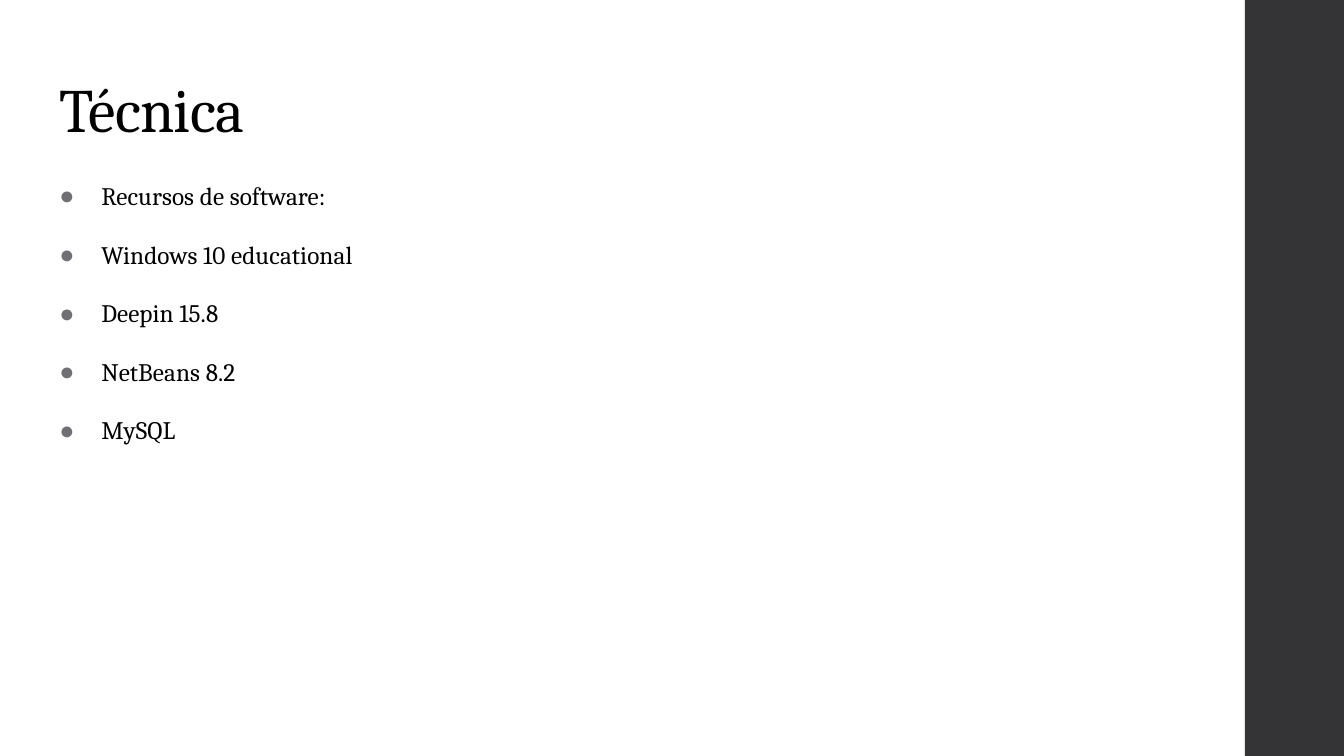
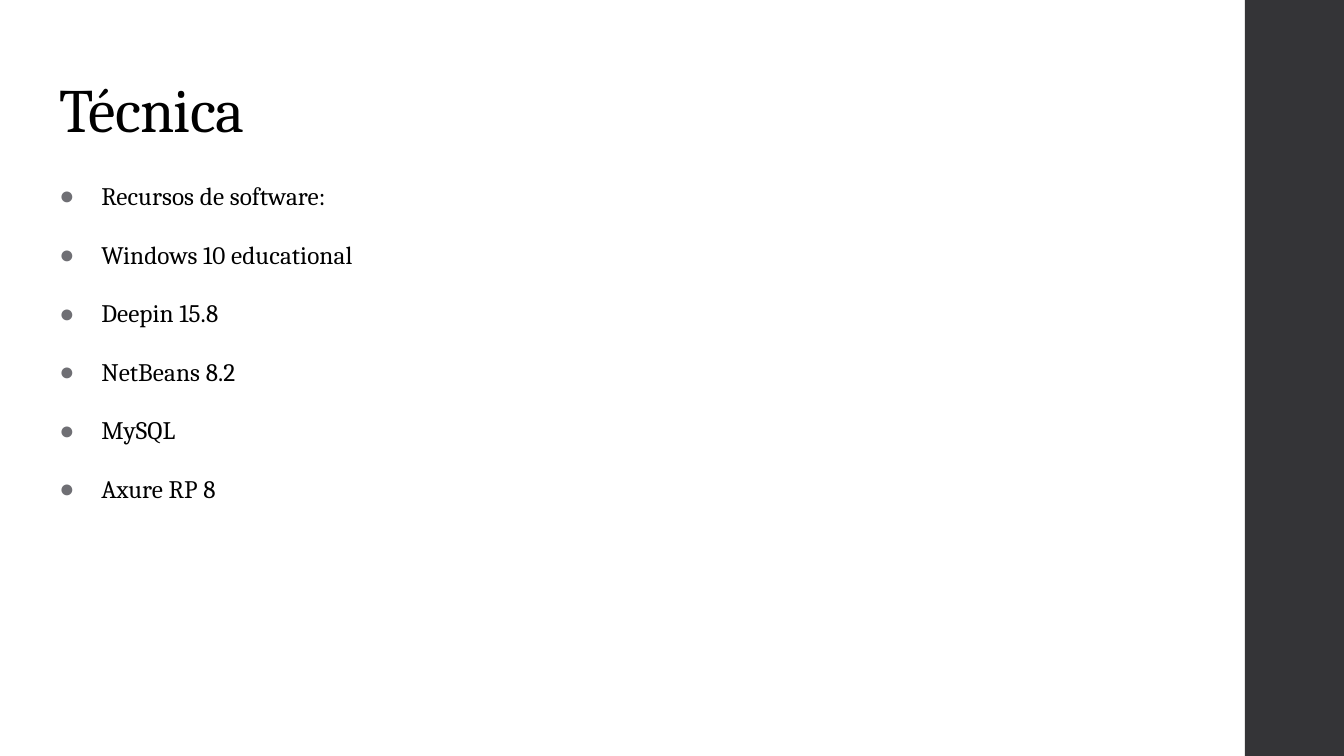
Before and after one commit to lagis/DEUV, a slide deck: slide 8 of DEUV propuesta.pptx. Drawn at 1344x756 pixels with LibreOffice and Linux fonts; fonts in the diff are those of the drawing. Boxes give left, top, right and bottom in pixels: in the first picture for what was removed or moved away, otherwise in the second. Text is boxed around its words. In the diff, an @@ line names an element or a change of style, - is before the commit and + after.

```diff
--- a/DEUV propuesta.pptx
+++ b/DEUV propuesta.pptx
@@ text at (101,481,215,498): paragraph added @@
+● Axure RP 8
```
Also in this commit, not shown: 3 other files.
